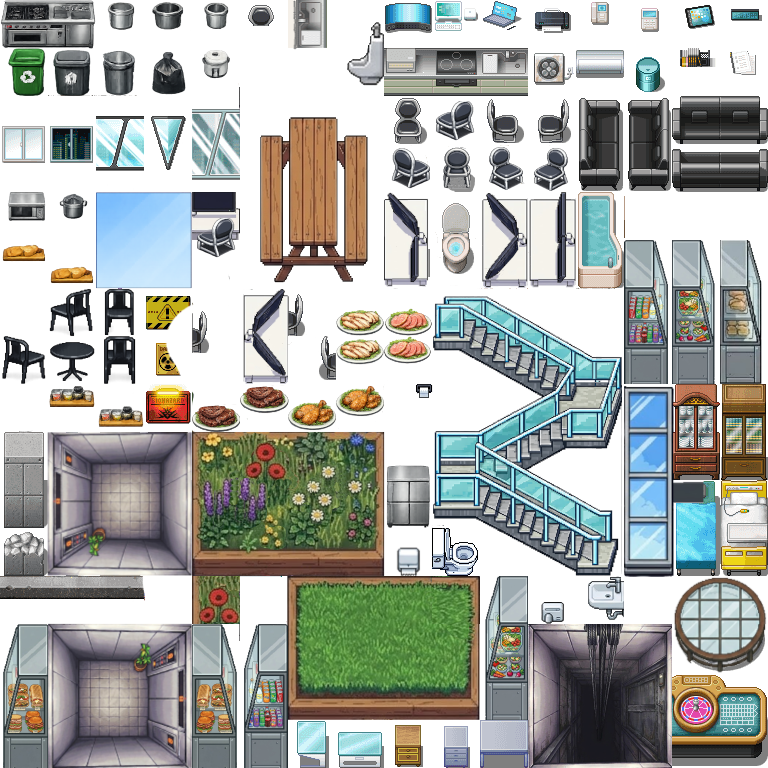
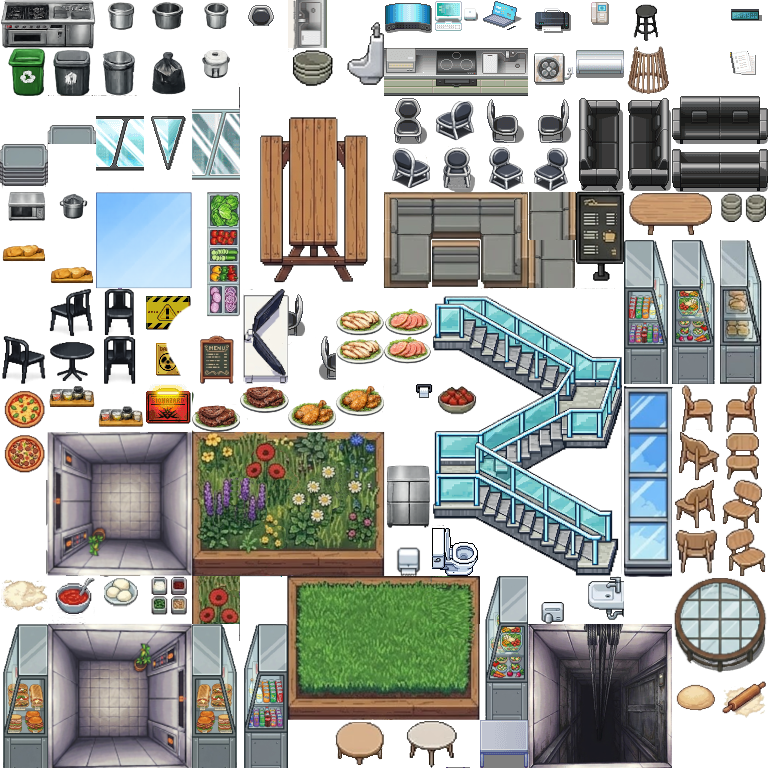
Two versions of the same layered image (768px x 768px). Layer-by-layer changes:
removed layer "Pasted Layer #13" over 348, 23, 384, 86
moved "Transformation #3" above "Transformation #2", painted on it over 243, 385, 713, 768
added layer "Floated Layer #1" above "Transformation #5" over 1, 579, 49, 611
painted on "Transformation #5" over 3, 192, 240, 625
painted on "Pasted Layer #5" over 4, 390, 187, 625
added layer "Floated Layer" above "Floated Layer #2" over 17, 578, 95, 625
added layer "Floated Layer #2" above "Floated Layer #3" over 104, 578, 138, 607
added layer "Floated Layer #3" above "Pasted Layer #4" over 151, 576, 187, 615
moved "Pasted Layer #4" above "Transformation #4", painted on it over 7, 240, 624, 608
moved "Transformation #4" above "Pasted Layer #3", painted on it over 260, 188, 766, 718
painted on "Transformation #1" over 240, 385, 758, 576
painted on "Pasted Layer" over 675, 528, 719, 575
moved "Transformation" above "Kitchen_Inside_B.png copy", painted on it over 287, 528, 766, 720
moved "Pasted Layer #2" above "Transformation #8", painted on it over 406, 240, 762, 768
added layer "Transformation #9" above "Transformation #7" over 47, 125, 96, 164
added layer "Transformation #7" above "Pasted Layer #8" over 0, 143, 49, 193
added layer "Transformation #6" above "Pasted Layer #7" over 200, 335, 234, 384
painted on "Kitchen_Inside_B.png" over 0, 4, 768, 768
